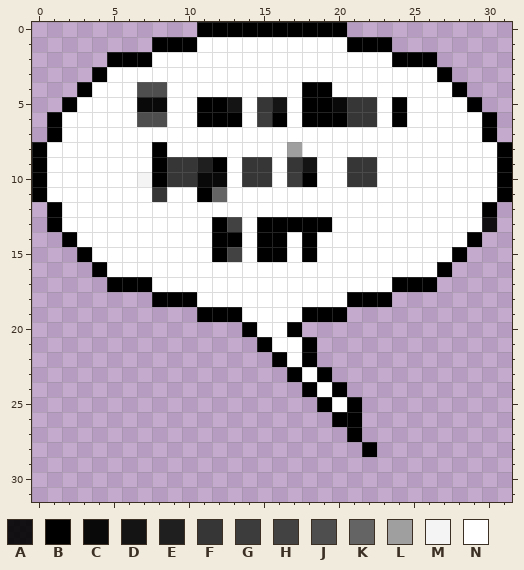
A pixel-art sprite gets an edit: data/cursors/talk.png. The first picture shows the starting point.
The file is 32x32 pixels. Colours within 5 levels of each other are drawn and written as one.
Palette (. is transparent): A #000000e6  B #000000  C #090909  D #141414  E #1f1f1f  F #363636  G #3c3c3c  H #424242  J #4e4e4e  K #646464  L #9f9f9f  M #f4f4f4  N #ffffff
Pixels before, first column x 0:
 0 ...........BBBBBBBBBB...........
 1 ........BBBNNNNNNNNNNBBB........
 2 .....BBBNNNNNNNNNNNNNNNNBBB.....
 3 ....BNNNNNNNNNNNNNNNNNNNNNNB....
 4 ...BNNNJJNNNNNNNNNBBNNNNNNNNB...
 5 ..BNNNNCCNNBBDNFDNBBCFFNBNNNNB..
 6 .BNNNNNJJNNBBBNGBNBBBFFNBNNNNNB.
 7 .BNNNNNNNNNNNNNNNNNNNNNNNNNNNNB.
 8 BNNNNNNNBNNNNNNNNLNNNNNNNNNNNNNB
 9 BNNNNNNNBFFEBNFFNFDNNFFNNNNNNNNB
10 BNNNNNNMBFFCCNFFNGBNNFFNNNNNNNNB
11 BNNNNNNNFNNBKNNNNNNNNNNNNNNNNNNB
12 .BNNNNNNNNNNNNNNNNNNNNNNNNNNNNB.
13 .BNNNNNNNNNNBHNBBBBBNNNNNNNNNNA.
14 ..BNNNNNNNNNBBNBBNBNNNNNNNNNNB..
15 ...BNNNNNNNNBHNBBNBNNNNNNNNNB...
16 ....BNNNNNNNNNNNNNNNNNNNNNNB....
17 .....BBBNNNNNNNNNNNNNNNNBBB.....
18 ........BBBNNNNNNNNNNBBB........
19 ...........BBBNNNNBBB...........
20 ..............BNNB..............
21 ...............BNNB.............
22 ................BNB.............
23 .................BNB............
24 ..................BNB...........
25 ...................BNB..........
26 ....................BB..........
27 .....................B..........
28 ......................B.........
Once edited:
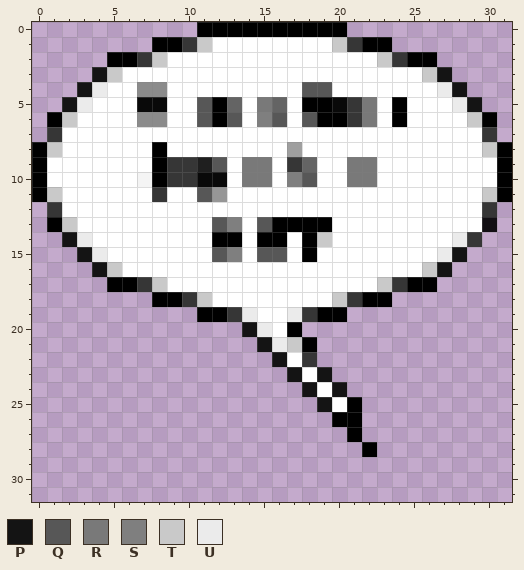
Colours new in this view: P #141414  Q #575757  R #797979  S #7f7f7f  T #c9c9c9  U #ebebeb
Diff:
{"colour":"D","old":"#141414","new":"#646464"}
{"colour":"J","old":"#4e4e4e","new":"#8b8b8b"}
{"colour":"K","old":"#646464","new":"#969696"}
{"y":1,"x":10,"old":"BN","new":"FT"}
{"y":1,"x":20,"old":"NB","new":"TF"}
{"y":2,"x":7,"old":"BN","new":"FT"}
{"y":2,"x":23,"old":"NB","new":"TF"}
{"y":3,"x":4,"old":"BN","new":"PT"}
{"y":3,"x":26,"old":"NB","new":"TP"}
{"y":4,"x":3,"old":"BN","new":"PU"}
{"y":4,"x":18,"old":"BB","new":"QQ"}
{"y":4,"x":27,"old":"NB","new":"UP"}
{"y":5,"x":2,"old":"BN","new":"PU"}
{"y":5,"x":11,"old":"B","new":"Q"}
{"y":5,"x":15,"old":"F","new":"R"}
{"y":5,"x":22,"old":"F","new":"R"}
{"y":5,"x":28,"old":"NB","new":"UP"}
{"y":6,"x":2,"old":"N","new":"T"}
{"y":6,"x":11,"old":"B","new":"Q"}
{"y":6,"x":13,"old":"B","new":"Q"}
{"y":6,"x":15,"old":"GB","new":"SQ"}
{"y":6,"x":18,"old":"B","new":"Q"}
{"y":6,"x":22,"old":"F","new":"R"}
{"y":6,"x":29,"old":"N","new":"T"}
{"y":7,"x":1,"old":"B","new":"F"}
{"y":7,"x":30,"old":"B","new":"F"}
{"y":8,"x":1,"old":"N","new":"T"}
{"y":8,"x":30,"old":"N","new":"T"}
{"y":9,"x":12,"old":"B","new":"Q"}
{"y":9,"x":14,"old":"FF","new":"RR"}
{"y":9,"x":21,"old":"FF","new":"RR"}
{"y":10,"x":14,"old":"FF","new":"RR"}
{"y":10,"x":17,"old":"GB","new":"SQ"}
{"y":10,"x":21,"old":"FF","new":"RR"}
{"y":11,"x":1,"old":"N","new":"T"}
{"y":11,"x":11,"old":"B","new":"Q"}
{"y":11,"x":30,"old":"N","new":"T"}
{"y":12,"x":1,"old":"B","new":"F"}
{"y":12,"x":30,"old":"B","new":"F"}
{"y":13,"x":2,"old":"N","new":"T"}
{"y":13,"x":12,"old":"BH","new":"QS"}
{"y":13,"x":15,"old":"B","new":"Q"}
{"y":14,"x":2,"old":"BN","new":"PU"}
{"y":14,"x":19,"old":"N","new":"T"}
{"y":14,"x":28,"old":"NB","new":"UF"}
{"y":15,"x":3,"old":"BN","new":"PU"}
{"y":15,"x":12,"old":"BH","new":"QS"}
{"y":15,"x":15,"old":"BB","new":"QQ"}
{"y":15,"x":27,"old":"NB","new":"UP"}
{"y":16,"x":4,"old":"BN","new":"PT"}
{"y":16,"x":26,"old":"NB","new":"TP"}
{"y":17,"x":7,"old":"BN","new":"FT"}
{"y":17,"x":23,"old":"NB","new":"TF"}
{"y":18,"x":10,"old":"BN","new":"FT"}
{"y":18,"x":20,"old":"NB","new":"TF"}
{"y":19,"x":13,"old":"BN","new":"FU"}
{"y":19,"x":17,"old":"NB","new":"UF"}
{"y":20,"x":14,"old":"BN","new":"PU"}
{"y":21,"x":15,"old":"BNN","new":"PUT"}
{"y":22,"x":16,"old":"B","new":"P"}
{"y":22,"x":18,"old":"B","new":"F"}
{"y":23,"x":17,"old":"B","new":"P"}
{"y":23,"x":19,"old":"B","new":"P"}
{"y":24,"x":18,"old":"B","new":"P"}
{"y":24,"x":20,"old":"B","new":"P"}
{"y":25,"x":19,"old":"B","new":"P"}
